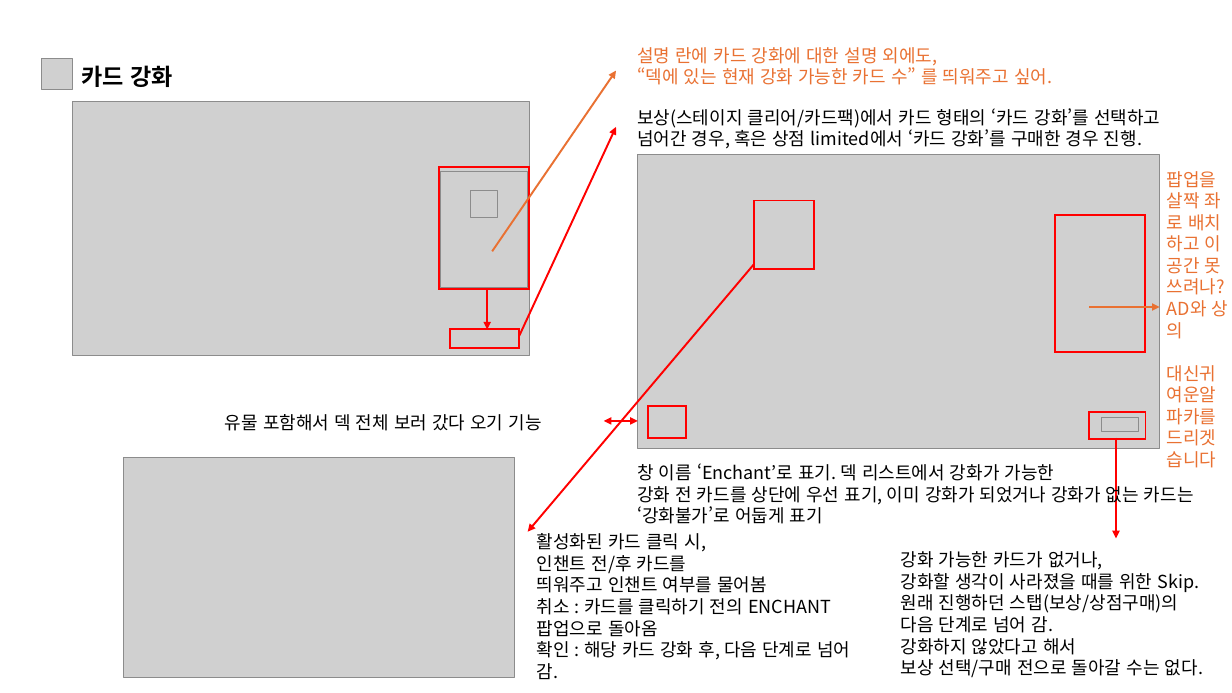
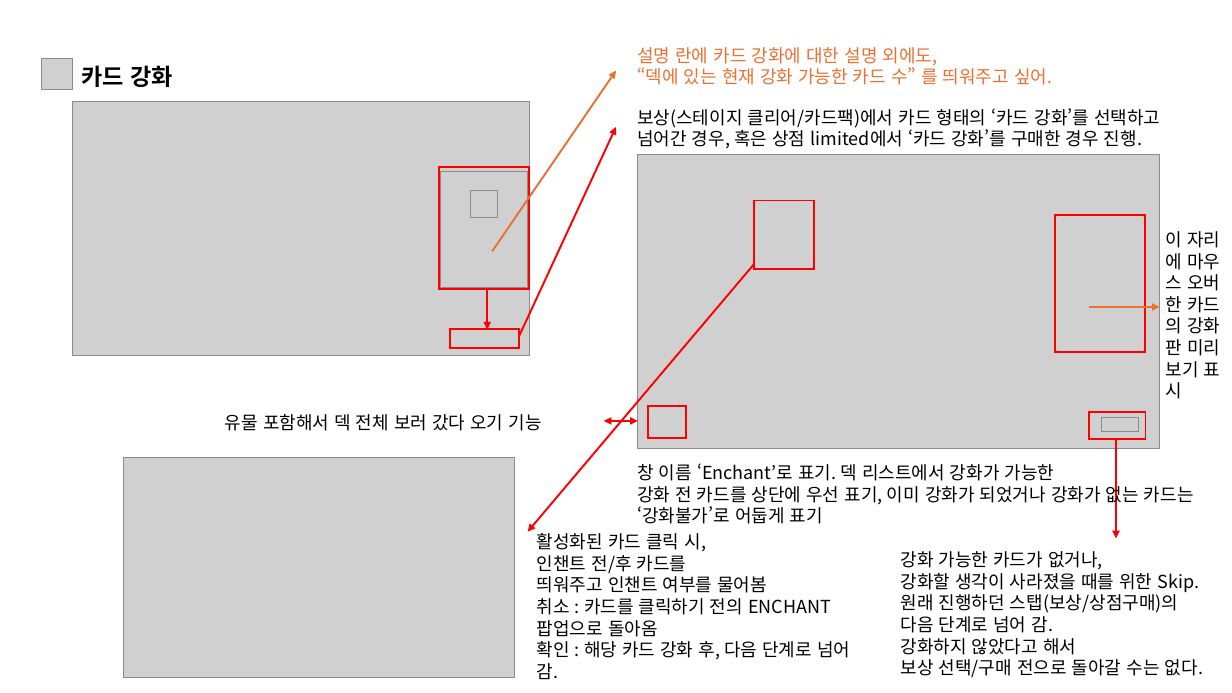
Before and after one commit to kauthor/FluffyDisdog, a slide deck: slide 12 of Plan/기획서/땅부수기2026 ch2.pptx. Drawn at 1232x693 pixels with LibreOffice and Linux fonts; fonts in the diff are those of the drawing; grey boxes stand for pictures; background and template pictures are left out. Boxes give left, top, right and bottom in pixels: in the first picture for what was removed or moved away, otherwise in the second. Text is boxed around its words. In the diff, an @@ line names an element or a change of style, - is before the commit and + after.

Commit message:
카드 강화 화면 AD의 확인을 받다

```diff
--- a/Plan/기획서/땅부수기2026 ch2.pptx
+++ b/Plan/기획서/땅부수기2026 ch2.pptx
@@ text at (x1=1166, y1=231, x2=1221, y2=399): text changed; text colour #E97132 to #000000 @@
-팝업을
-살짝 좌
-로 배치
-하고 이
-공간 못
-쓰려나?
-AD와 상
-의
-대신귀
-여운알
-파카를
-드리겟
-습니다
+이 자리
+에 마우
+스 오버
+한 카드
+의 강화
+판 미리
+보기 표
+시
```
